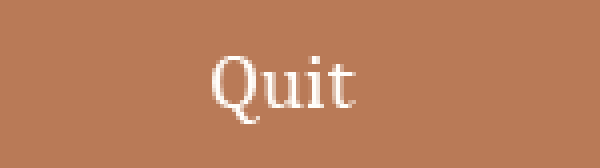
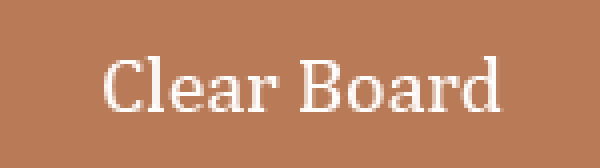
Two versions of the same layered image (600x168). Layer-by-layer changes:
hid "Quit" over 212, 56, 356, 124
added layer "Clear Board" above "Background color2" over 104, 56, 504, 112
